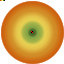
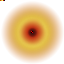
Layered file, before and after one edit (w=64, h=64). Changes by layer:
added group "Group 1" with 6 layers over [1, 0, 64, 64]
"Layer 5": opacity 50% → 25%, moved it into group "Group 1", painted on it over [28, 28, 37, 37]
added layer "Layer 5 copy" (75%) in group "Group 1" over [25, 25, 41, 40]
"Layer 7": opacity 85% → 100%, moved it into group "Group 1", painted on it over [16, 16, 48, 48]
moved "Layer 4" into group "Group 1", painted on it over [7, 6, 59, 58]
moved "Layer 3" into group "Group 1", painted on it over [1, 0, 64, 64]
moved "Layer 2" into group "Group 1" over [1, 1, 64, 64]
